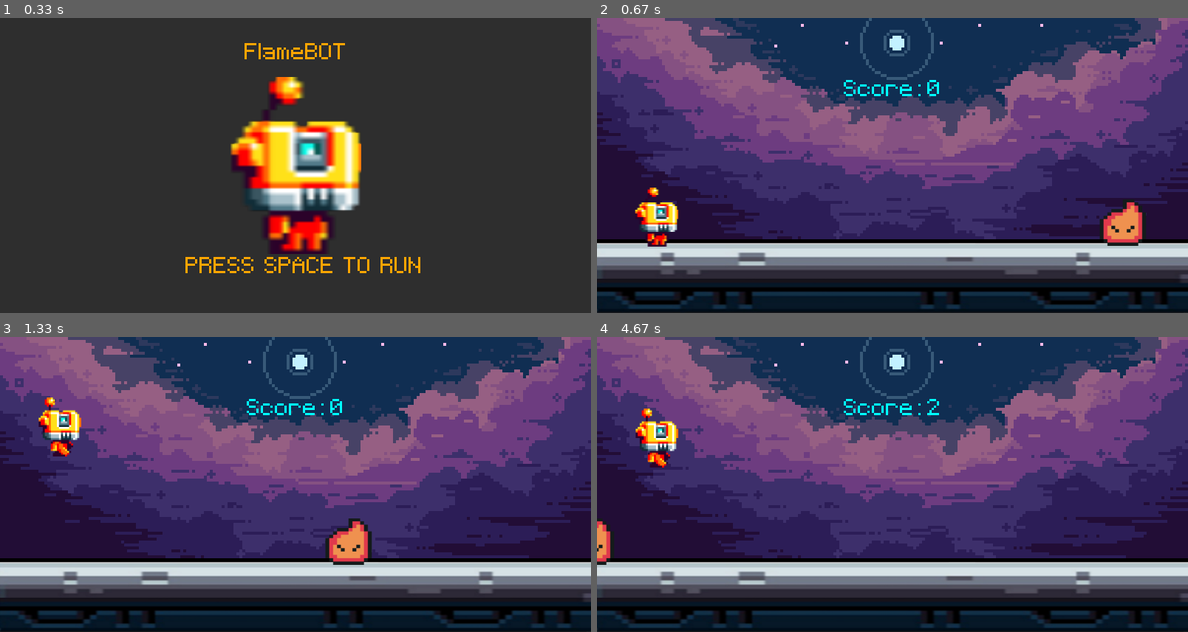
Above: before the commit, frames 1-4 (two rows, left to right).
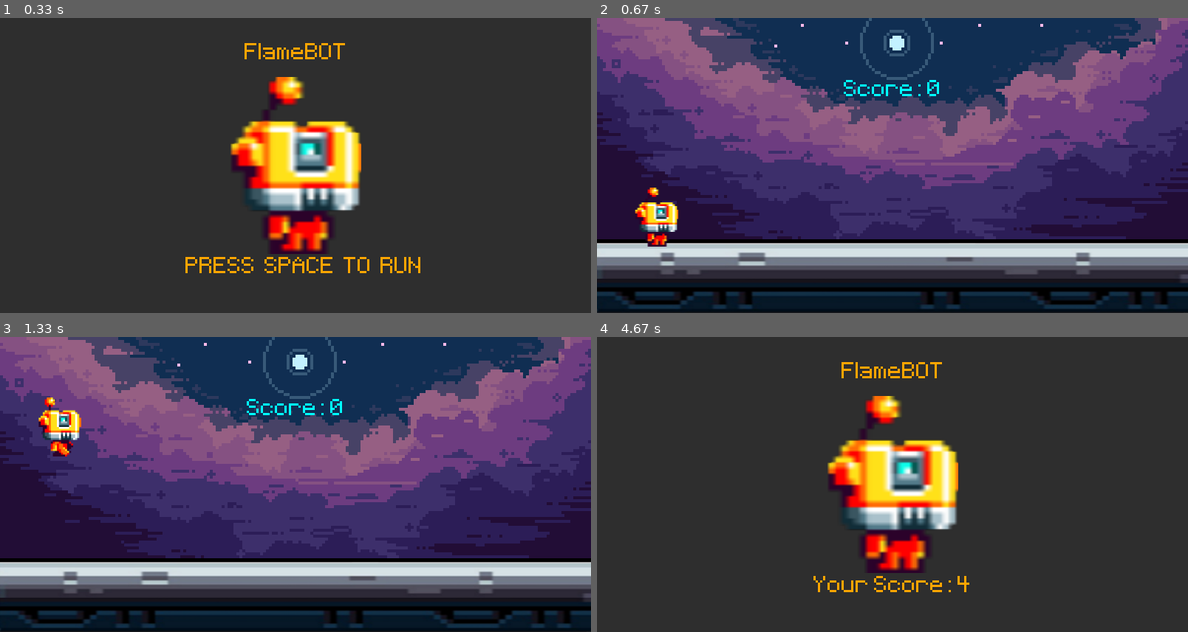
Above: after the commit, the same moments.

Repository: Hpollard003/FlameBot
Game: pygame game, started from pygame/main.py
Same seed, same stepped clock (60 frames per second), same inputs: the game is played once before the commit and once after it.
Inputs (mouse positions are in pixels of both pictures, inside the frame that each line leads up to):
- Up to frame 1 (0.33 s): no input
- Up to frame 2 (0.67 s): tap Space at 0.33 s
- Up to frame 3 (1.33 s): click (59, 537) at 0.72 s
- Up to frame 4 (4.67 s): click (656, 537) at 1.55 s; tap Space at 2.33, 3.23, 3.53, 3.73, 4.03 s

Frame 1 is identical in both runs. In frame 2, 0.9% of the frame differs, in the area x 85-93%, y 61-78%; in frame 3, 1.0%; in frame 4, 97%, in the area x 0-100%, y 0-100%.

Commit message:
Add 2nd Enemy for FlameBot to avoid

Diff:
--- a/pygame/main.py
+++ b/pygame/main.py
@@ -1,6 +1,6 @@
 import pygame
 from sys import exit
-
+from random import randint
 
 # Score Card
 def display_score():
@@ -9,6 +9,29 @@
     score_rect = score_surf.get_rect(center = (400, 100))
     screen.blit(score_surf,score_rect)
     return current_time
+
+# Random Enemy Spawn Intervals
+def obstacle_movement(obstacle_list):
+    if obstacle_list:
+        for obstacle_rect in obstacle_list:
+            obstacle_rect.x -= 5
+
+            if obstacle_rect.bottom == 310:
+                screen.blit(enemy_surf, obstacle_rect)
+            else:
+                screen.blit(flying_enemy_surf, obstacle_rect)
+
+        obstacle_list = [obstacle for obstacle in obstacle_list if obstacle.x > -100]
+
+        return obstacle_list
+    else: return []
+
+def collision(player, obstacles):
+    if obstacles:
+        for obstacle_rect in obstacles:
+            if player.colliderect(obstacle_rect): return False
+    return True
+
 
 # Initializing and window settings
 pygame.init()
@@ -26,9 +49,13 @@
 bg_surface = pygame.image.load('graphics/background.png').convert()
 ground_surface = pygame.image.load('graphics/ground.png').convert()
 
-# Enemy attributes
+# Enemy1 attributes
 enemy_surf = pygame.image.load('graphics/enemy/enemy1.png').convert_alpha()
-enemy_rect = enemy_surf.get_rect(midbottom = (600 , 310))
+# Enemy2 attributes
+flying_enemy_surf = pygame.image.load('graphics/enemy/enemy2.png').convert_alpha()
+
+
+obstacle_rect_list = []
 
 # Player attributes
 player_idle = pygame.image.load('graphics/player/player.png')
@@ -51,6 +78,10 @@
 start_text_surf = pixel_font.render("PRESS  SPACE  TO  RUN", False, "orange")
 start_text_rect = intro_text_surf.get_rect(center = (320, 340))
 
+# Timer
+obstacle_timer = pygame.USEREVENT + 1
+pygame.time.set_timer(obstacle_timer, 1500)
+
 
 while True:
     for event in pygame.event.get():
@@ -69,8 +100,14 @@
         else:
             if event.type == pygame.KEYDOWN and event.key == pygame.K_SPACE:
                 game_active = True
-                enemy_rect.left = 800
                 start_time = pygame.time.get_ticks()
+        if event.type == obstacle_timer and game_active:
+            if randint(0,2):
+                obstacle_rect_list.append(enemy_surf.get_rect(midbottom = (randint(900,1100), 310)))
+            else:
+                obstacle_rect_list.append(flying_enemy_surf.get_rect(midbottom = (randint(900,1100), 200)))
+
+
 
     if game_active:
         # Background and Floor
@@ -78,10 +115,15 @@
         screen.blit(ground_surface, (0,300))
         score = display_score()
 
-        # Ememy
-        enemy_rect.right -= 6
-        if enemy_rect.right < -100: enemy_rect.right = 800
-        screen.blit(enemy_surf, enemy_rect)
+        # # Ememy
+        # flying_enemy_rect.right -= 6
+        # if flying_enemy_rect.right < -100: flying_enemy_rect.right = 800
+        # screen.blit(flying_enemy_surf, flying_enemy_rect)
+
+        # Obstacles
+        obstacle_rect_list = obstacle_movement(obstacle_rect_list)
+
+
 
         # Player
         player_gravity += 1
@@ -94,8 +136,8 @@
             screen.blit(player_surf, player_rect)
 
         # GameOver Collision
-        if enemy_rect.colliderect(player_rect):
-            game_active = False
+        game_active = collision(player_rect, obstacle_rect_list)
+
     else:
         screen.fill('gray18')
         screen.blit(player_stand, player_stand_rect)
Binary file added: pygame/graphics/enemy/enemy2.png
